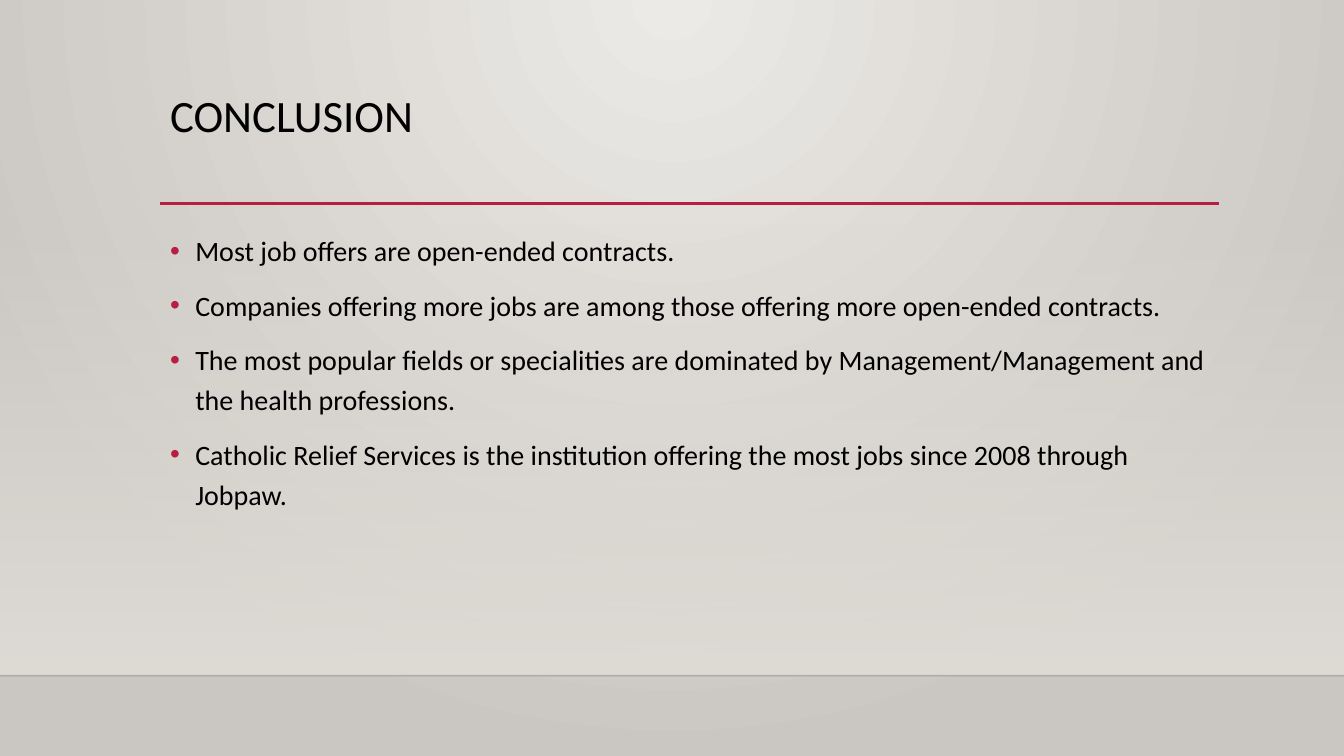
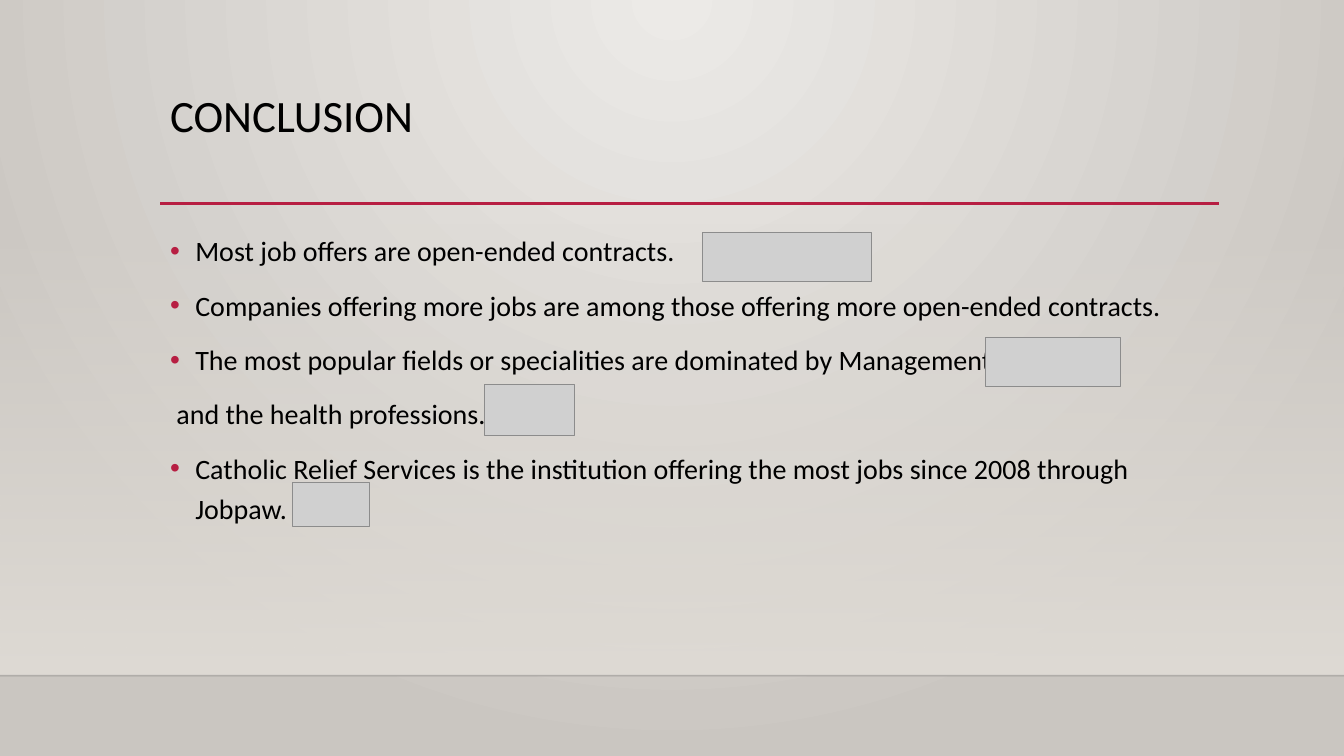
Before and after one commit to samsonjules/Coursera_Capstone, a slide deck: slide 13 of job-analysis-presentation.pptx (slide 12 before the commit). Drawn at 1344x756 pixels with LibreOffice and Linux fonts; fonts in the diff are those of the drawing; grey boxes stand for pictures; background and template pictures are left out. Boxes give left, top, right and bottom in pixels: in the first picture for what was removed or moved away, otherwise in the second. Text is boxed around its words. In the diff, an @@ line names an element or a change of style, - is before the commit and + after.

```diff
--- a/job-analysis-presentation.pptx
+++ b/job-analysis-presentation.pptx
@@ picture added at [703,233,871,282] @@
@@ text at [176,347,992,431]: text changed @@
-• The most popular fields or specialities are dominated by Management/Management and the health professions.
+• The most popular fields or specialities are dominated by Management
+and the health professions.
@@ picture added at [986,338,1121,387] @@
@@ picture added at [484,385,574,436] @@
@@ picture added at [293,483,370,527] @@
```
Also in this commit, not shown: 4 other slides changed, 3 slides added.
